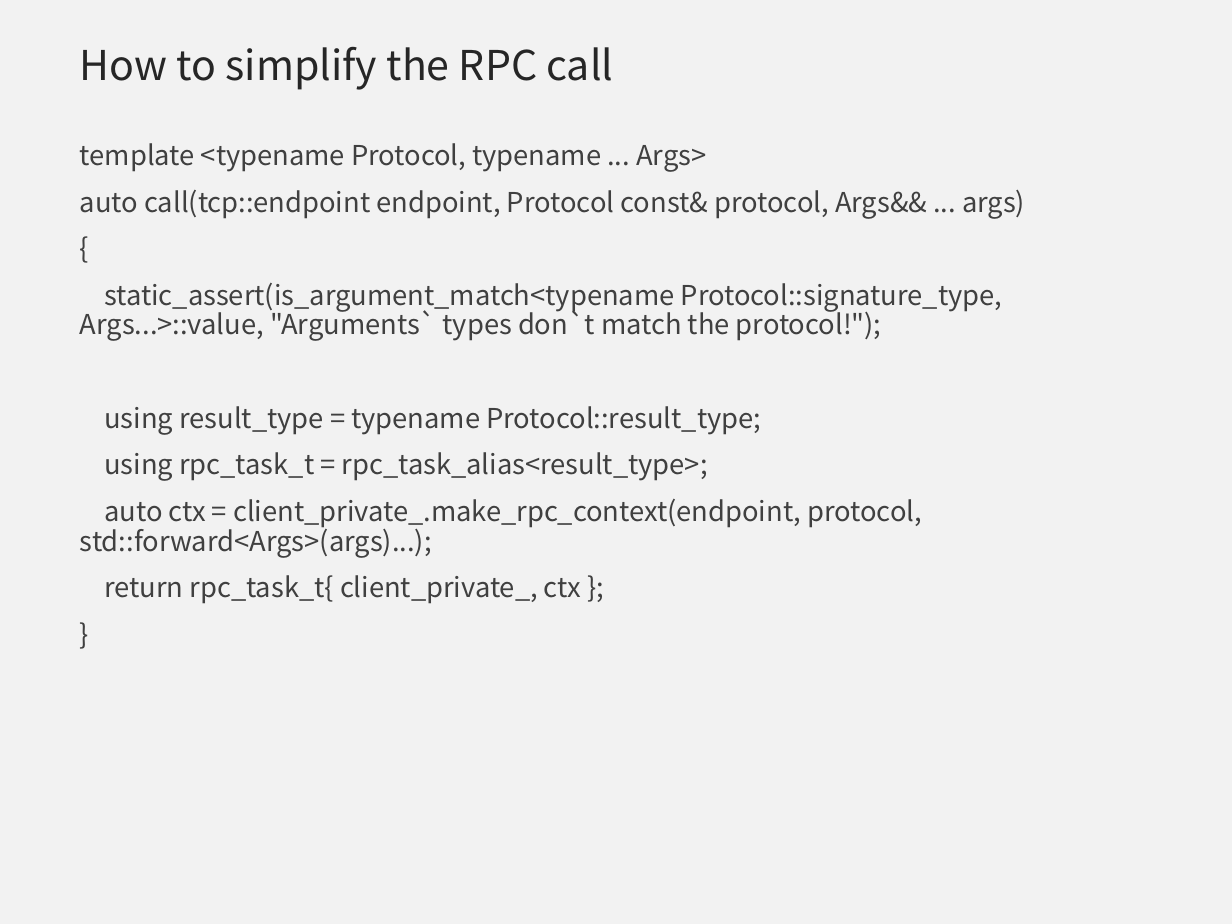
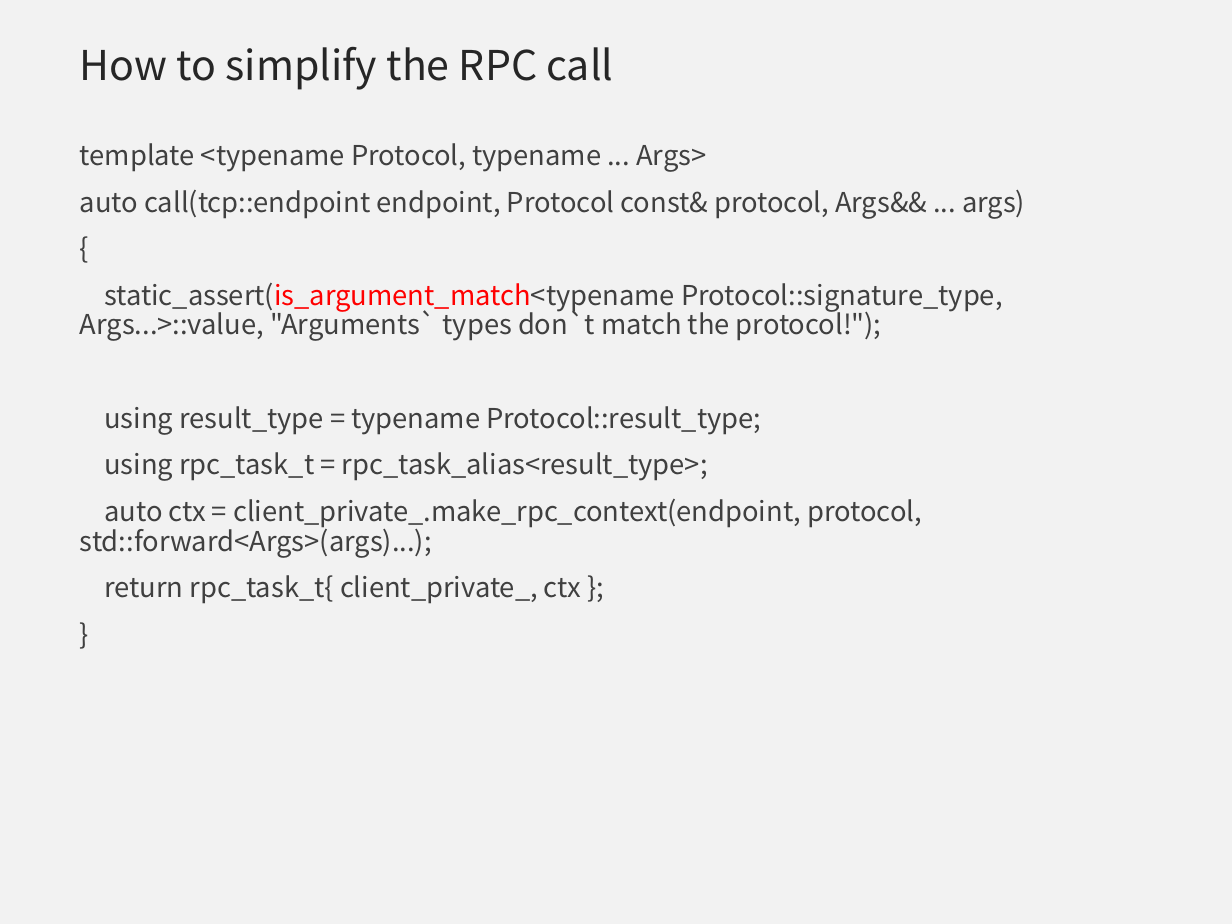
Before and after one commit to qicosmos/cppnow2017-ppt, a slide deck: slide 36 of An easy to use RPC framework implemented by c++11 and c++14 - shorter.pptx. Drawn at 1232x924 pixels with LibreOffice and Linux fonts; fonts in the diff are those of the drawing; background and template pictures are left out. Boxes give left, top, right and bottom in pixels: in the first picture for what was removed or moved away, otherwise in the second. Text is boxed around its words. In the diff, an @@ line names an element or a change of style, - is before the commit and + after.

```diff
--- a/An easy to use RPC framework implemented by c++11 and c++14 - shorter.pptx
+++ b/An easy to use RPC framework implemented by c++11 and c++14 - shorter.pptx
@@ text at (80,283,1003,341): text colour #404040 to #FF0000 in "static_assert(is_argument_match<typename" @@
```
Also in this commit, not shown: 2 other slides changed.
